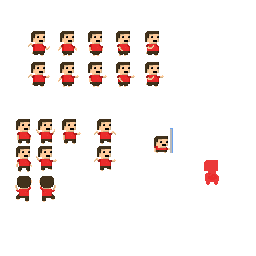
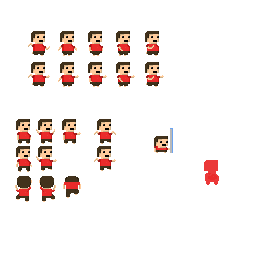
Layers edited between the first and the second w=256, h=256 image:
added layer "Layer 18" above "Layer 17" over box(63, 176, 81, 198)
